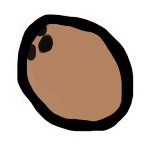
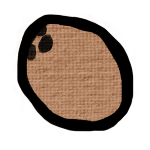
Layered file, before and after one edit (150x150). Changes by layer:
added group "Group 4" with 5 layers above "Outline" over [17, 14, 122, 131]
added layer "Copy of Paint Layer 3" (1st of 2, in "Group 4") (soft light, 48%) in group "Group 4" over [17, 14, 122, 131]
added layer "Copy of Paint Layer 3" (2nd of 2, in "Group 4") (soft light, 33%) in group "Group 4" over [17, 14, 122, 131]
moved "Paint Layer 1" into group "Group 4" over [17, 14, 122, 131]
moved "Paint Layer 2" into group "Group 4" over [17, 14, 122, 131]
